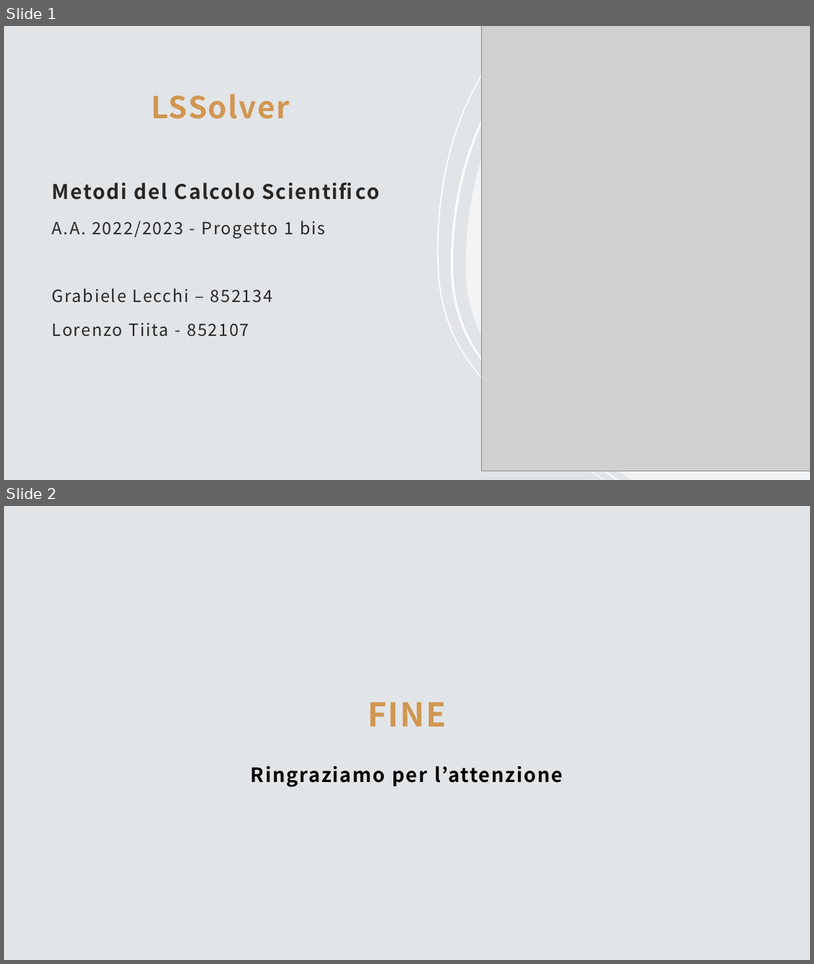
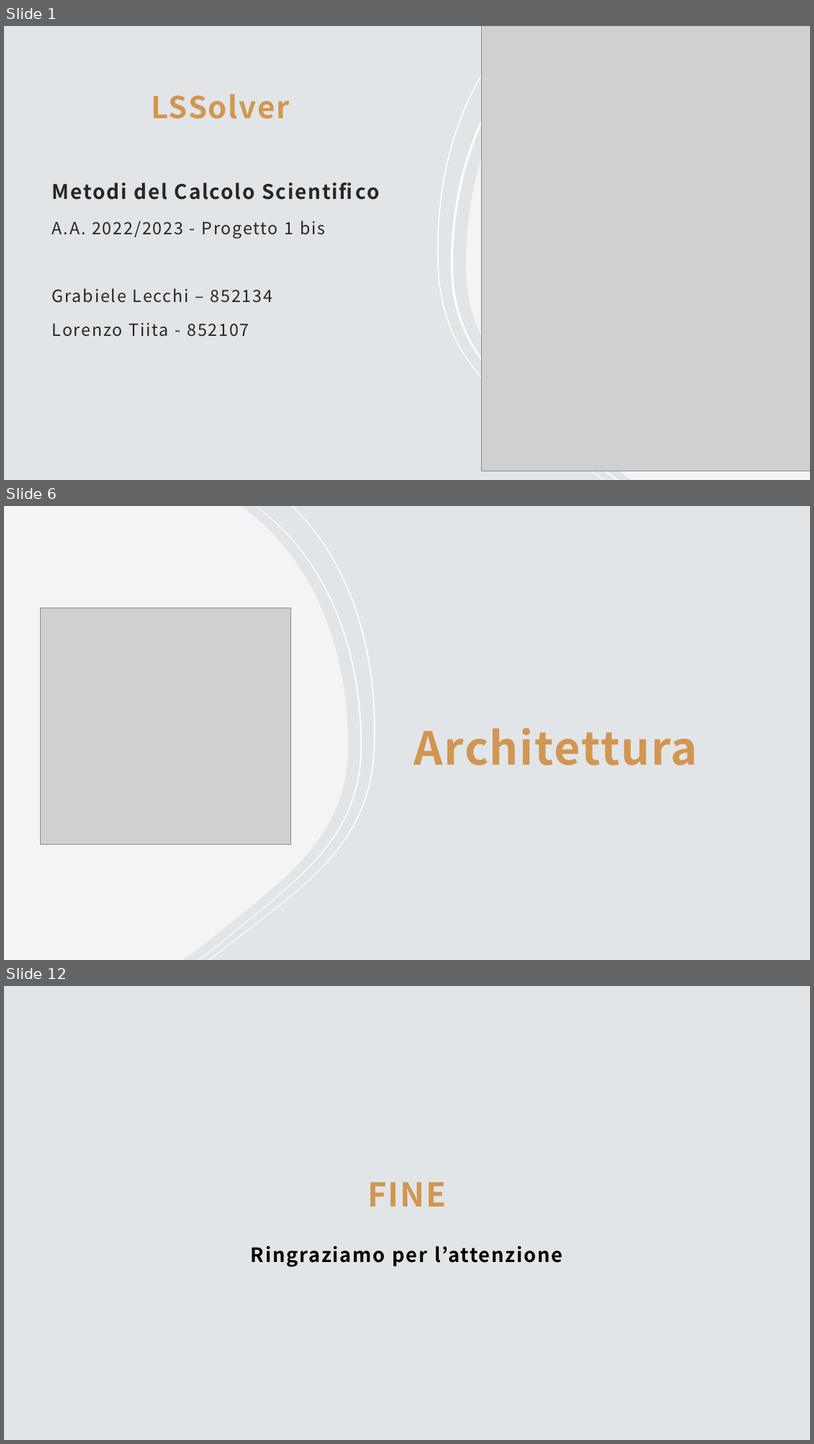
Before and after one commit to TittaLorenzo/jpegTranformerApp, a slide deck: LSSolver.pptx. Shown one above the other, each under a label of ours: slides 1 and 2 before the commit, slides 1, 6 and 12 after it; the slides between them are not shown. The pictures are 814x964 and 814x1444 pixels, drawn with LibreOffice and Linux fonts; fonts in the diff are those of the drawing; grey boxes stand for pictures. Boxes give left, top, right and bottom in pixels: in the first picture for what was removed or moved away, otherwise in the second. Text is boxed around its words. In the diff, an @@ line names an element or a change of style, - is before the commit and + after.

```diff
--- a/LSSolver.pptx
+++ b/LSSolver.pptx
@@ slide 6 added at (4, 506, 810, 960), background #E2E5E8 @@
@@ freeform shape added at (4, 506, 235, 960), fill #FFFFFF at 60% opacity @@
@@ freeform shape added at (4, 506, 235, 960), fill #FFFFFF at 60% opacity @@
@@ rectangle added at (4, 506, 810, 960), fill #E2E5E8 @@
@@ freeform shape added at (4, 506, 348, 960), fill #FFFFFF at 60% opacity @@
@@ freeform shape added at (65, 506, 214, 960), fill #C8CED4 @@
@@ freeform shape added at (80, 506, 248, 960), fill #FFFFFF @@
@@ freeform shape added at (95, 506, 262, 960), fill #FFFFFF @@
@@ freeform shape added at (198, 506, 362, 960), fill #FFFFFF @@
@@ freeform shape added at (208, 506, 376, 960), fill #FFFFFF @@
@@ picture added at (41, 608, 291, 844) @@
@@ title added at (414, 728, 698, 765), 54 pt, text #D19651, bold @@
+Architettura
@@ what was slide 2 is now slide 12 @@
```
Also in this commit, not shown: 9 other slides added.
